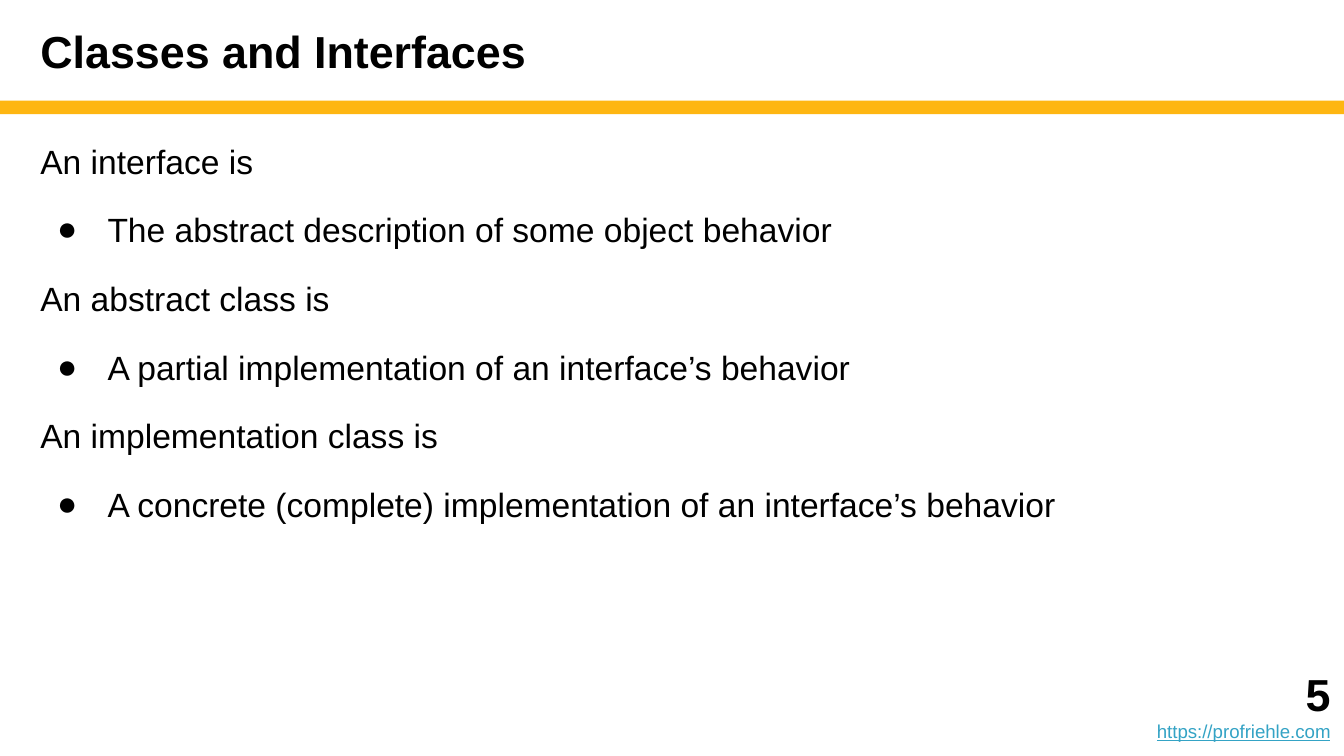
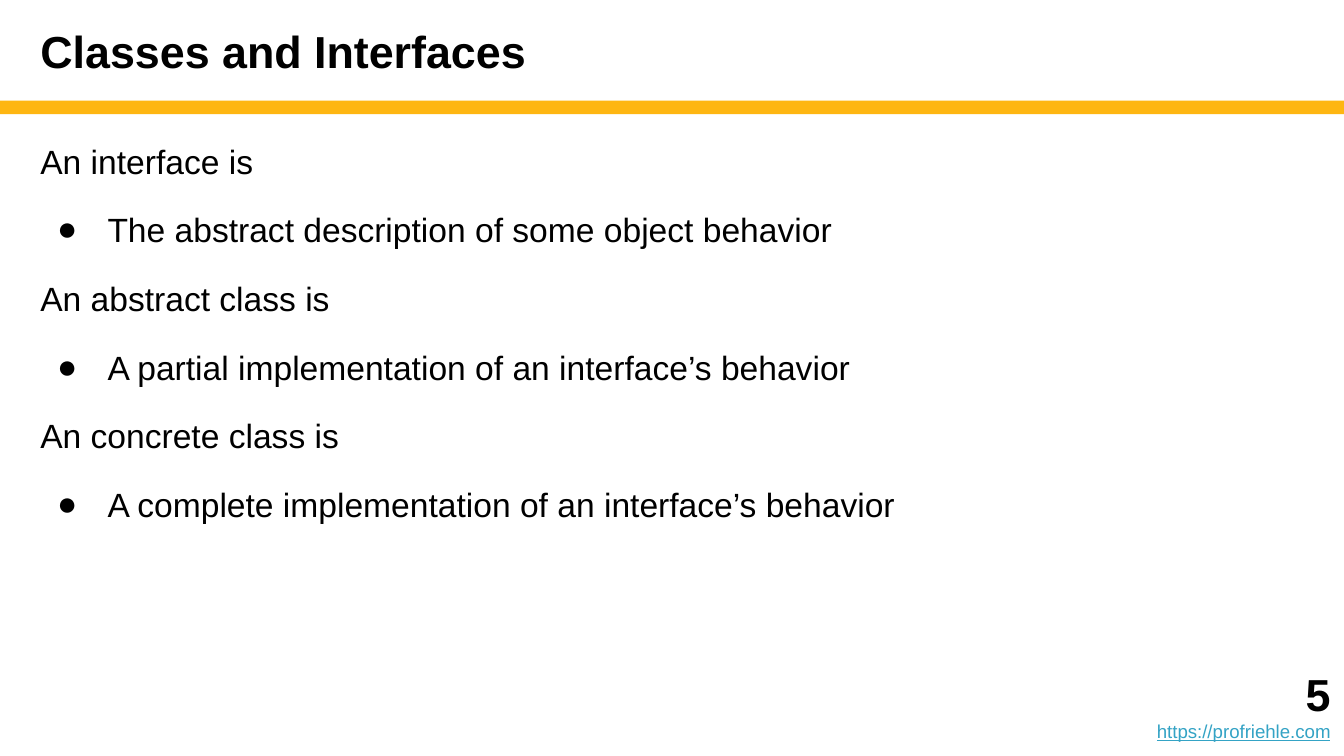
Before and after one commit to dirkriehle/adap-course, a slide deck: slide 5 of Lecture slides/ADAP B02 - Class and Interface Design.pptx. Drawn at 1344x756 pixels with LibreOffice and Linux fonts; fonts in the diff are those of the drawing. Boxes give left, top, right and bottom in pixels: in the first picture for what was removed or moved away, otherwise in the second. Text is boxed around its words. In the diff, an @@ line names an element or a change of style, - is before the commit and + after.

```diff
--- a/Lecture slides/ADAP B02 - Class and Interface Design.pptx
+++ b/Lecture slides/ADAP B02 - Class and Interface Design.pptx
@@ text at (x1=40, y1=423, x2=895, y2=523): text changed @@
-An implementation class is
-● A concrete (complete) implementation of an interface’s behavior
+An concrete class is
+● A complete implementation of an interface’s behavior
```
Also in this commit, not shown: 2 other slides changed, 1 other file.
